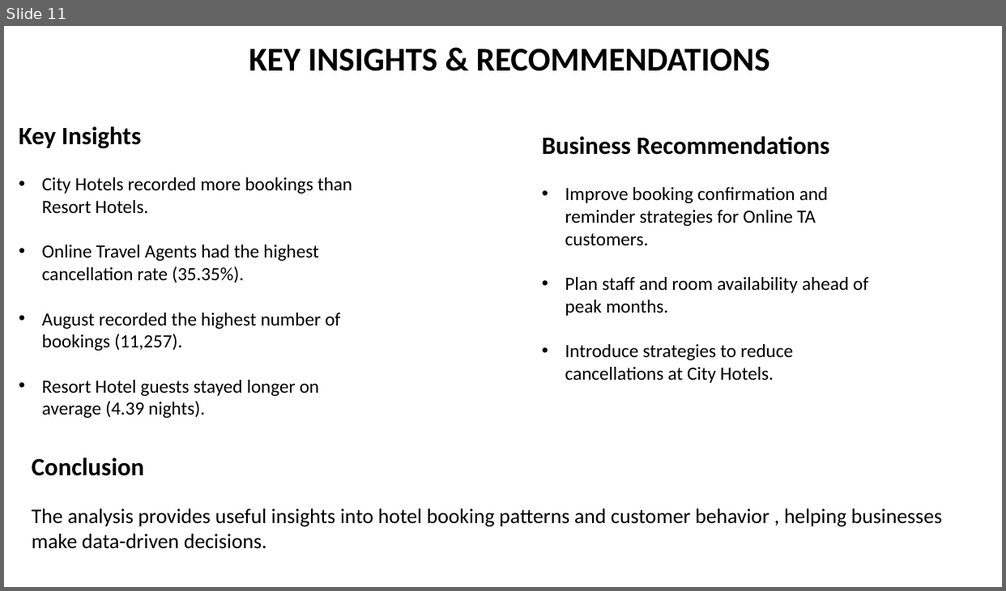
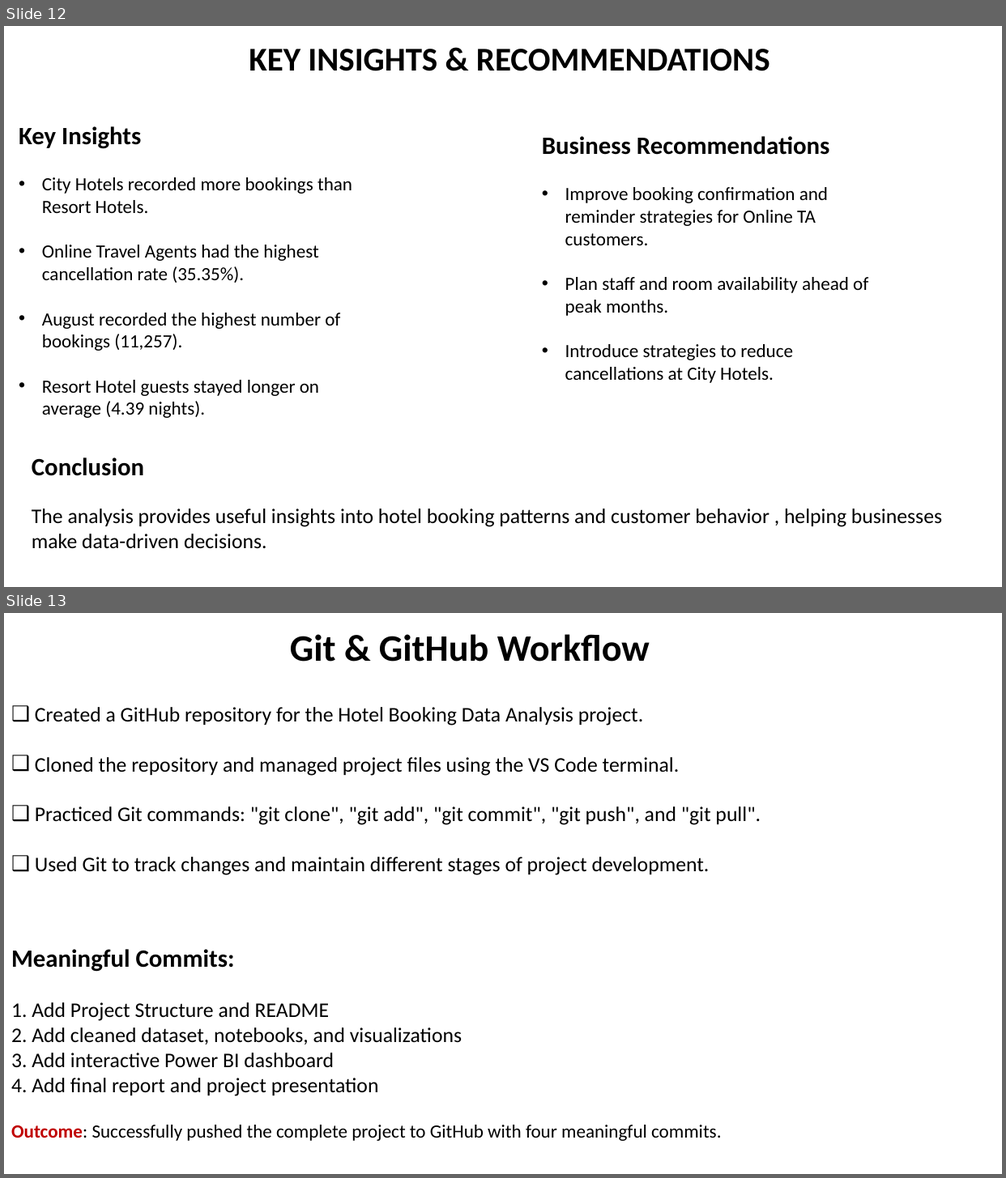
Before and after one commit to KalpanaMishra01/Hotel-Booking-Data-analytics, a slide deck: documentation/HOTEL-BOOKING ppt.pptx. Shown one above the other, each under a label of ours: slide 11 before the commit, slides 12 and 13 after it. The pictures are 1006x591 and 1006x1178 pixels, drawn with LibreOffice and Linux fonts; fonts in the diff are those of the drawing. Boxes give left, top, right and bottom in pixels: in the first picture for what was removed or moved away, otherwise in the second. Text is boxed around its words. In the diff, an @@ line names an element or a change of style, - is before the commit and + after.

Commit message:
Upgraded Presentation with Git Workflow

```diff
--- a/documentation/HOTEL-BOOKING ppt.pptx
+++ b/documentation/HOTEL-BOOKING ppt.pptx
@@ slide 13 added at [4, 613, 1002, 1174], background #FFFFFF @@
@@ text added at [290, 634, 650, 662], 36 pt, text #000000, bold @@
+Git & GitHub Workflow
@@ text added at [35, 707, 761, 875], 20 pt, text #000000 @@
+❑ Created a GitHub repository for the Hotel Booking Data Analysis project.
+❑ Cloned the repository and managed project files using the VS Code terminal.
+❑ Practiced Git commands: "git clone", "git add", "git commit", "git push", and "git pull".
+❑ Used Git to track changes and maintain different stages of project development.
@@ text added at [11, 949, 721, 1141], 20 pt, text #000000 @@
+Meaningful Commits:
+1. Add Project Structure and README
+2. Add cleaned dataset, notebooks, and visualizations
+3. Add interactive Power BI dashboard
+4. Add final report and project presentation
+Outcome: Successfully pushed the complete project to GitHub with four meaningful commits.
@@ what was slide 11 is now slide 12 @@
```
Also in this commit, not shown: 1 other slide added.
